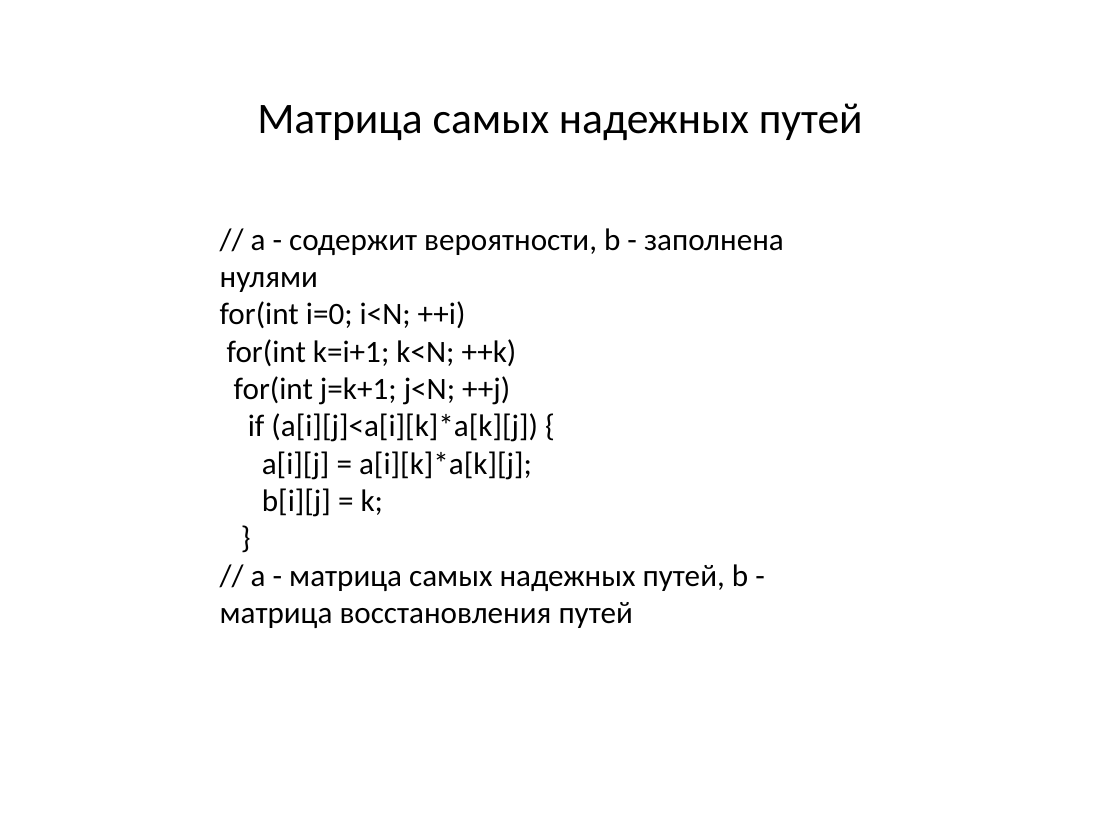
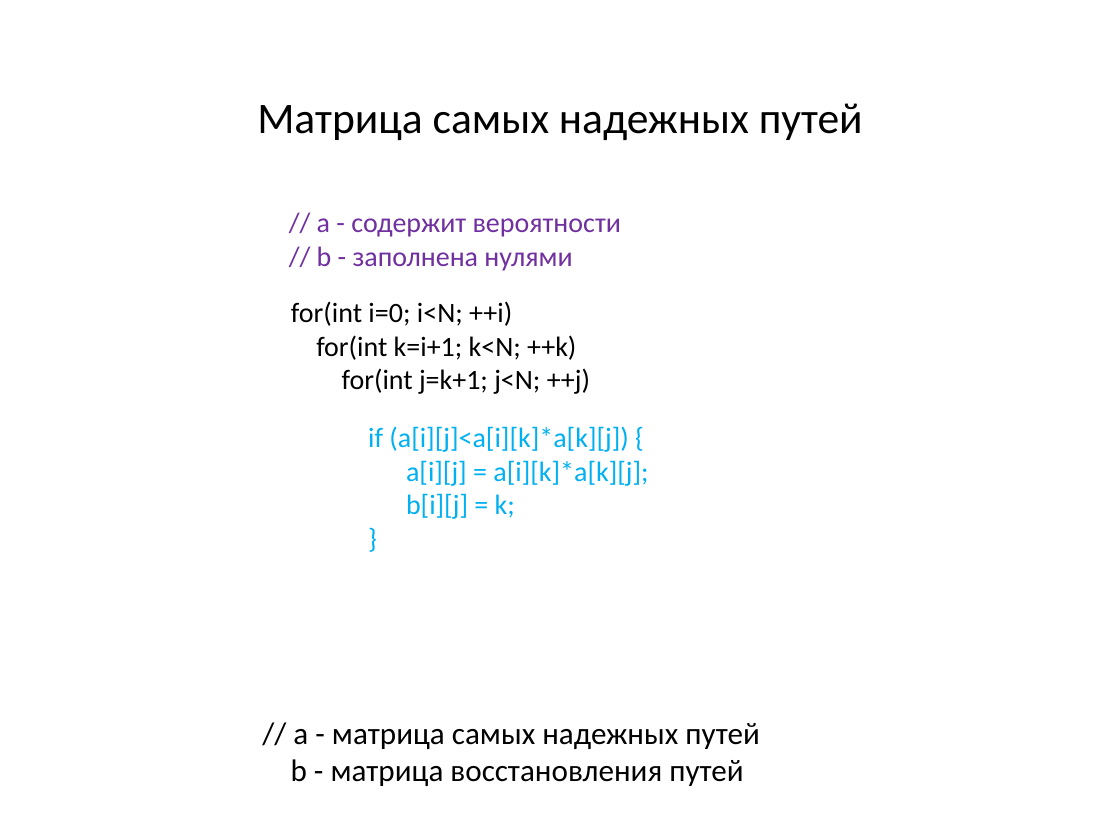
Before and after one commit to SteinbergOB/ANG, a slide deck: slide 12 of Презентации/Лекция 3.pptx (slide 9 before the commit). Drawn at 1120x840 pixels with LibreOffice and Linux fonts; fonts in the diff are those of the drawing. Boxes give left, top, right and bottom in pixels: in the first picture for what was removed or moved away, otherwise in the second. Text is boxed around its words. In the diff, an @@ line names an element or a change of style, - is before the commit and + after.

```diff
--- a/Презентации/Лекция 3.pptx
+++ b/Презентации/Лекция 3.pptx
@@ text added at [317, 218, 621, 271], 18 pt, text #7030A0 @@
+// a - содержит вероятности
+// b - заполнена нулями
@@ text added at [291, 301, 590, 394], 18 pt, text #000000 @@
+for(int i=0; i<N; ++i)
+for(int k=i+1; k<N; ++k)
+for(int j=k+1; j<N; ++j)
@@ text added at [368, 426, 648, 519], 18 pt, text #00B0F0 @@
+if (a[i][j]<a[i][k]*a[k][j]) {
+a[i][j] = a[i][k]*a[k][j];
+b[i][j] = k;
+}
@@ text at [291, 723, 759, 786]: text changed @@
-// a - содержит вероятности, b - заполнена нулями
-for(int i=0; i<N; ++i)
-for(int k=i+1; k<N; ++k)
-for(int j=k+1; j<N; ++j)
-if (a[i][j]<a[i][k]*a[k][j]) {
-a[i][j] = a[i][k]*a[k][j];
-b[i][j] = k;
-}
-// a - матрица самых надежных путей, b - матрица восстановления путей
+// a - матрица самых надежных путей
+b - матрица восстановления путей
```
Also in this commit, not shown: 7 other slides changed, 17 slides added, 3 other files.
